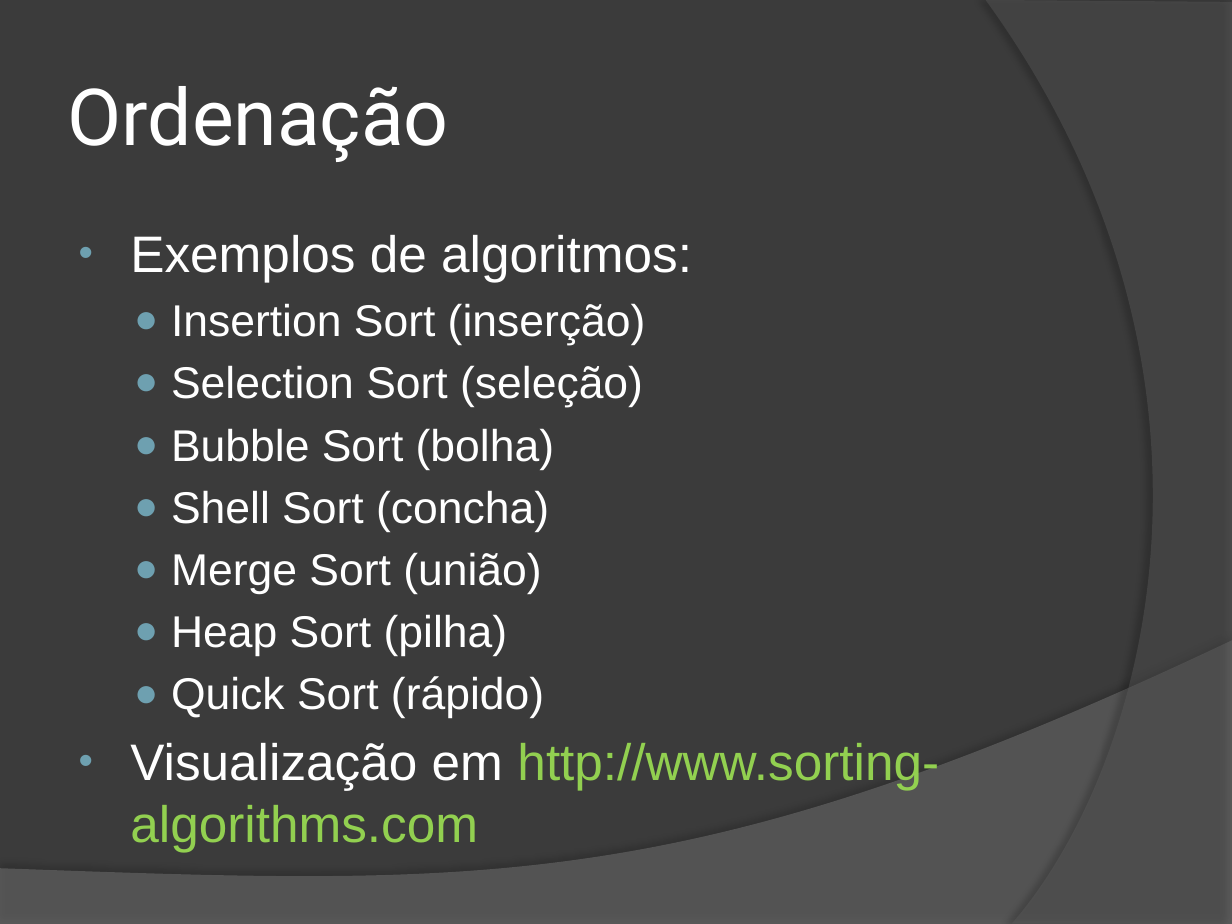
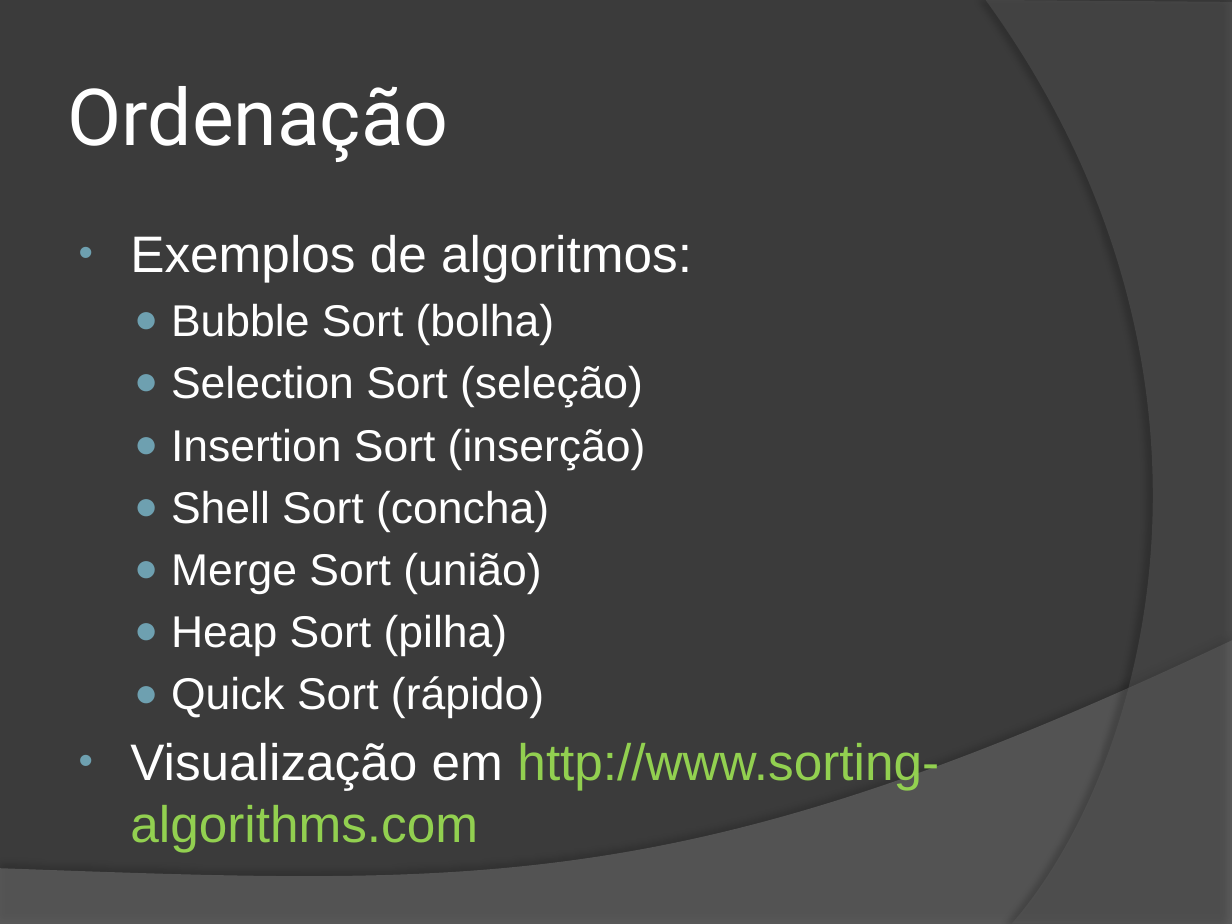
Before and after one commit to wind39/wind39.github.io, a slide deck: slide 16 of curso/modulo1capitulo5.pptx. Drawn at 1232x924 pixels with LibreOffice and Linux fonts; fonts in the diff are those of the drawing. Boxes give left, top, right and bottom in pixels: in the first picture for what was removed or moved away, otherwise in the second. Text is boxed around its words. In the diff, an @@ line names an element or a change of style, - is before the commit and + after.

```diff
--- a/curso/modulo1capitulo5.pptx
+++ b/curso/modulo1capitulo5.pptx
@@ text at box(171, 303, 643, 408): paragraphs added @@
+  ● Bubble Sort (bolha)
+  ● Selection Sort (seleção)
@@ text at box(171, 365, 643, 470): paragraphs removed @@
-  ● Selection Sort (seleção)
-  ● Bubble Sort (bolha)
```
Also in this commit, not shown: 8 slides added, 1 other file.
